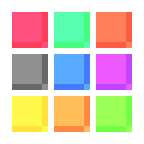
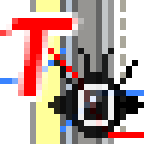
Before/after of a (144, 144) layered artwork. What changed in the layer stack:
added layer "图层 11" (86%) above "V" over [48, 48, 144, 138]
added layer "T" above "layericon" over [6, 18, 78, 96]
added layer "WallSectionSolver" above "图层 14" over [0, 0, 144, 144]
added layer "图层 13" above "图层 12" over [48, 48, 144, 138]
hid "图层 9" over [12, 12, 132, 132]
